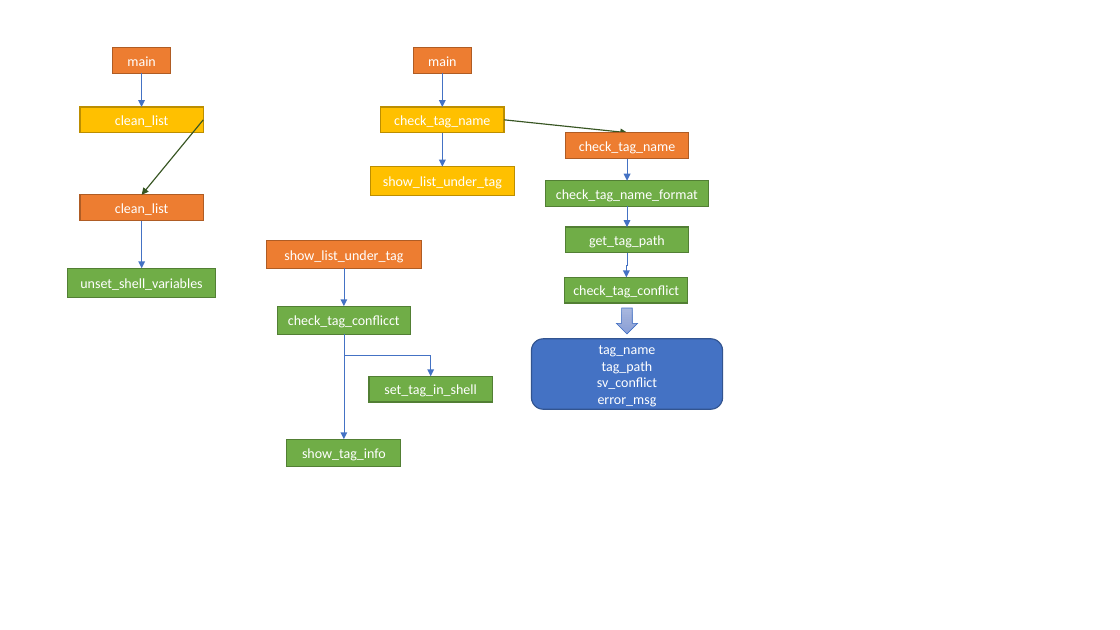
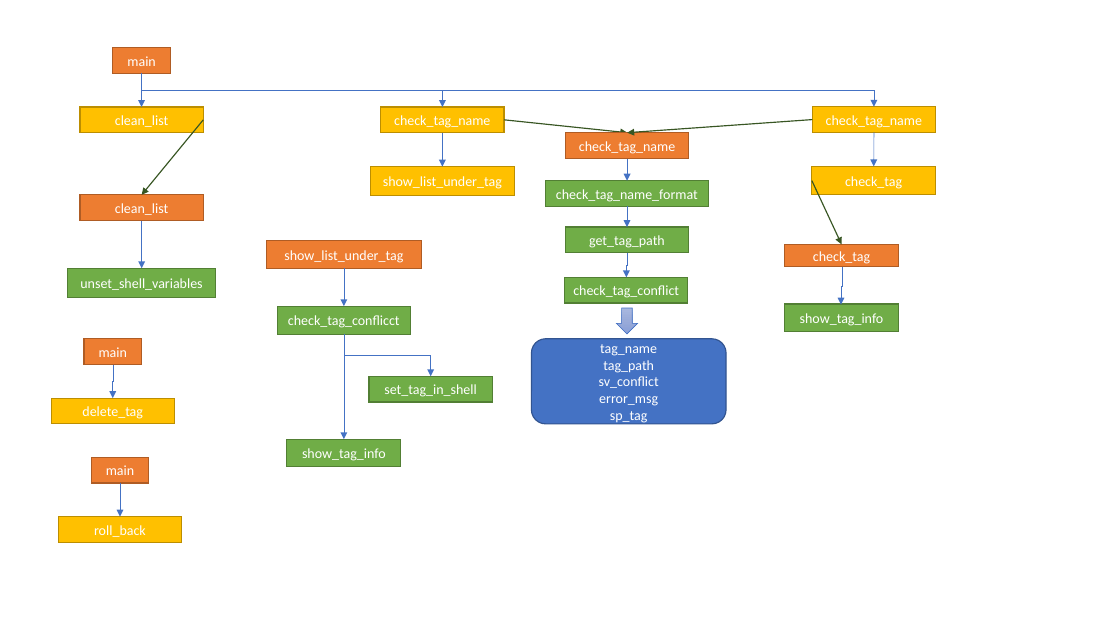
Before and after one commit to babulalala/g2w, a slide deck: slide 2 of function_roadmap.pptx. Drawn at 1120x630 pixels with LibreOffice and Linux fonts; fonts in the diff are those of the drawing. Boxes give left, top, right and bottom in pixels: in the first picture for what was removed or moved away, otherwise in the second. Text is boxed around its words. In the diff, an @@ line names an element or a change of style, - is before the commit and + after.

```diff
--- a/function_roadmap.pptx
+++ b/function_roadmap.pptx
@@ elbow arrow added from (142, 73) to (443, 107), #4472C4 0.5 pt @@
@@ elbow arrow added from (142, 73) to (874, 107), #4472C4 0.5 pt @@
@@ arrow added from (812, 119) to (628, 133), #385723 1 pt @@
@@ rectangle added at (x1=812, y1=107, x2=936, y2=133), fill #FFC000, outline #BD8E00 1 pt, 12 pt, text #FFFFFF @@
+check_tag_name
@@ arrow added from (874, 133) to (874, 166), #4472C4 0.5 pt @@
@@ rectangle added at (x1=812, y1=166, x2=936, y2=195), fill #FFC000, outline #BD8E00 1 pt, 12 pt, text #FFFFFF @@
+check_tag
@@ arrow added from (812, 181) to (842, 245), #385723 1 pt @@
@@ rectangle added at (x1=785, y1=245, x2=899, y2=266), fill #ED7D31, outline #AF5C24 1 pt, 12 pt, text #FFFFFF @@
+check_tag
@@ elbow arrow added from (843, 267) to (841, 305), #4472C4 0.5 pt @@
@@ rectangle added at (x1=785, y1=304, x2=899, y2=332), fill #70AD47, outline #538035 1 pt, 12 pt, text #FFFFFF @@
+show_tag_info
@@ rectangle "main" moved from (x1=413, y1=48, x2=471, y2=74) to (x1=84, y1=339, x2=142, y2=365) @@
@@ rounded rectangle "tag_name" resized from (x1=532, y1=339, x2=723, y2=409) to (x1=532, y1=339, x2=727, y2=423) @@
@@ elbow arrow moved from (443, 73) - (443, 107) to (113, 365) - (113, 398) @@
@@ rectangle added at (x1=51, y1=398, x2=175, y2=424), fill #FFC000, outline #BD8E00 1 pt, 12 pt, text #FFFFFF @@
+delete_tag
@@ text in rounded rectangle at (x1=610, y1=411, x2=648, y2=423): paragraph added @@
+sp_tag
@@ rectangle added at (x1=92, y1=457, x2=150, y2=483), fill #ED7D31, outline #AF5C24 1 pt, 12 pt, text #FFFFFF @@
+main
@@ elbow arrow added from (120, 483) to (120, 517), #4472C4 0.5 pt @@
@@ rectangle added at (x1=59, y1=517, x2=182, y2=543), fill #FFC000, outline #BD8E00 1 pt, 12 pt, text #FFFFFF @@
+roll_back
```
Also in this commit, not shown: 1 other slide changed, 2 other files.
